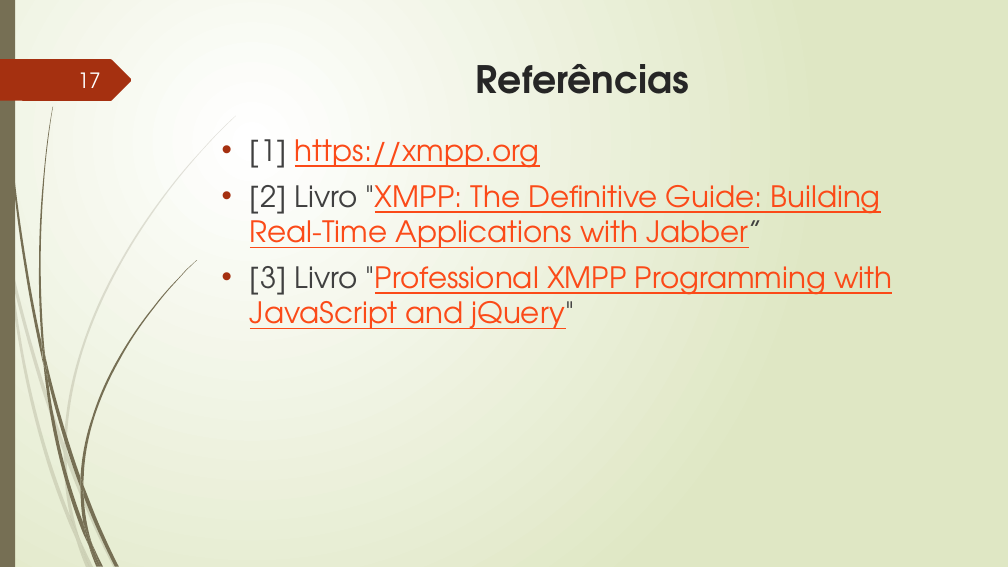
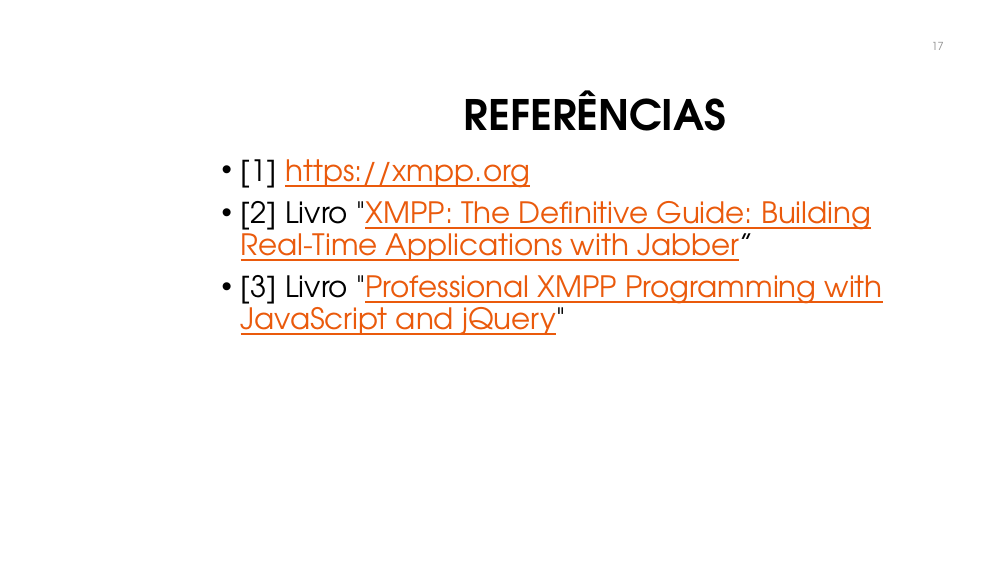
Before and after one commit to manoelcampos/sistemas-distribuidos, a slide deck: slide 17 of projects/06-xmpp-chat-client/xmpp.pptx. Drawn at 1008x567 pixels with LibreOffice and Linux fonts; fonts in the diff are those of the drawing; background and template pictures are left out. Boxes give left, top, right and bottom in pixels: in the first picture for what was removed or moved away, otherwise in the second. Text is boxed around its words. In the diff, an @@ line names an element or a change of style, - is before the commit and + after.

```diff
--- a/projects/06-xmpp-chat-client/xmpp.pptx
+++ b/projects/06-xmpp-chat-client/xmpp.pptx
@@ background gradient #FFFFFF to #DFE8C4 to #FFFFFF @@
@@ rectangle removed at (x1=0, y1=0, x2=15, y2=567) @@
@@ freeform shape removed at (x1=0, y1=59, x2=132, y2=101) @@
@@ page number moved from (x1=78, y1=72, x2=101, y2=88) to (x1=932, y1=42, x2=944, y2=50) @@
@@ page number at (x1=932, y1=42, x2=944, y2=50): size 20 to 10.5 pt, text colour #FEFFFF to #8C8C8C @@
@@ title "REFERÊNCIAS" at (x1=464, y1=90, x2=727, y2=131): vertical alignment top to middle @@
@@ title at (x1=464, y1=90, x2=727, y2=131): text changed; size 36 to 40 pt; text colour #262626 to #000000 @@
-Referências
+REFERÊNCIAS
@@ text "[1] https://xmpp.org" moved from (x1=250, y1=139, x2=892, y2=329) to (x1=241, y1=159, x2=883, y2=335) @@
@@ text "[1] https://xmpp.org" at (x1=241, y1=159, x2=883, y2=335): text colour #404040 to #000000 in "[1]", "[2] Livro "XMPP: Jabber”", "[3] Livro "Professional jQuery""; text colour #FB4A18 to #EA5A0C in "https://xmpp.org", ""XMPP: The Definitive Guide: Building Real-Time Applications ...", ""Professional XMPP Programming with JavaScript and jQuery""; indent changed; line spacing 1 to 0.9 @@
@@ group removed at (x1=0, y1=116, x2=236, y2=567): 10 freeform shapes @@
@@ group removed at (x1=2, y1=0, x2=197, y2=567): 12 freeform shapes @@
```
Also in this commit, not shown: 16 other slides changed, 2 other files.
